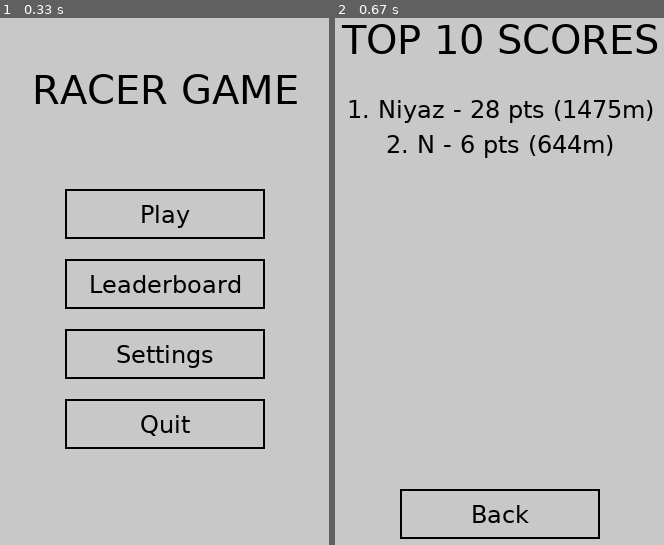
Above: before the commit, frames 1-2 (left to right).
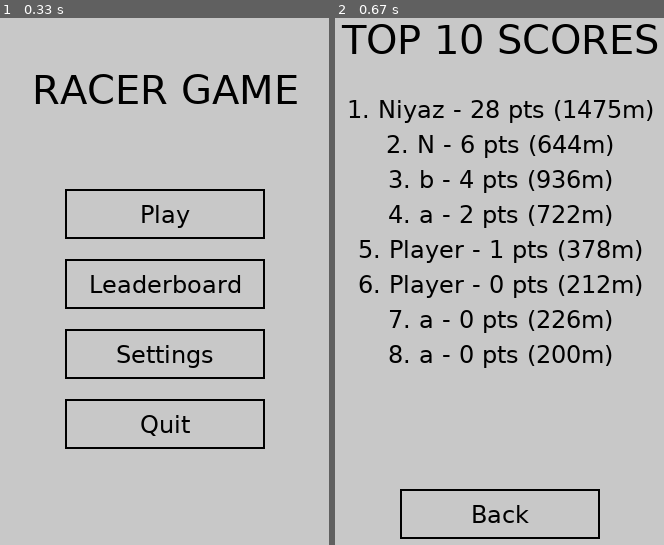
Above: after the commit, the same moments.

Repository: Niyyyazzzitto/Examples
Game: pygame game, started from TSIS3/main.py
The game is run twice, just before and just after one commit, with the same random seed, the same clock (stepped at 60 frames per second) and the same inputs.
Inputs (mouse positions are in pixels of both pictures, inside the frame that each line leads up to):
- Up to frame 1 (0.33 s): no input
- Up to frame 2 (0.67 s): click (499, 286) at 0.38 s

Frame 1 is identical in both runs. In frame 2, 4.6% of the frame differs, in the area x 7-94%, y 28-67%.

Commit message:
Completed Practice 11 tasks with weighted items and new shapes

Diff:
--- a/Practice10/snake.py
+++ b/Practice10/snake.py
@@ -22,7 +22,6 @@
 DARK_GREEN = (0, 120, 0)
 RED = (220, 0, 0)
 
-# ХАК: Зашитые уровни (никакие txt файлы не нужны!)
 LEVELS = {
     1: ["###############", "#.............#", "#.............#", "#.............#", "#.............#", "#.............# …(269 unchanged characters)…
     2: ["###############", "#.............#", "#...#####.....#", "#.............#", "#.............#", "#.....###.....# …(269 unchanged characters)…
@@ -126,7 +125,6 @@
 
     snake.insert(0, new_head)
 
-    # Проверка еды
     if new_head == food:
         score += 1
         food = generate_food()
--- /dev/null
+++ b/Practice11/paint.py
@@ -0,0 +1,70 @@
+import pygame
+import sys
+
+pygame.init()
+
+WIDTH, HEIGHT = 800, 600
+screen = pygame.display.set_mode((WIDTH, HEIGHT))
+pygame.display.set_caption("Practice 11: Paint")
+
+WHITE, BLACK, BLUE = (255, 255, 255), (0, 0, 0), (0, 0, 255)
+screen.fill(WHITE)
+
+tool = "square" # Базовый инструмент
+drawing = False
+start_pos = (0, 0)
+
+font = pygame.font.SysFont("Verdana", 16)
+
+while True:
+    for event in pygame.event.get():
+        if event.type == pygame.QUIT:
+            pygame.quit(); sys.exit()
+
+        # Выбор фигур
+        if event.type == pygame.KEYDOWN:
+            if event.key == pygame.K_1: tool = "square"
+            if event.key == pygame.K_2: tool = "right_triangle"
+            if event.key == pygame.K_3: tool = "eq_triangle"
+            if event.key == pygame.K_4: tool = "rhombus"
+
+        if event.type == pygame.MOUSEBUTTONDOWN:
+            drawing = True
+            start_pos = event.pos
+
+        if event.type == pygame.MOUSEBUTTONUP:
+            drawing = False
+            end_pos = event.pos
+
+            # Вычисление ширины и высоты рамки выделения
+            x = min(start_pos[0], end_pos[0])
+            y = min(start_pos[1], end_pos[1])
+            w = abs(end_pos[0] - start_pos[0])
+            h = abs(end_pos[1] - start_pos[1])
+
+            # 1. Нарисуйте квадрат (используем максимальную сторону для ровности)
+            if tool == "square":
+                side = max(w, h)
+                pygame.draw.rect(screen, BLUE, (x, y, side, side), 3)
+
+            # 2. Нарисуйте прямоугольный треугольник
+            elif tool == "right_triangle":
+                points = [(x, y), (x, y + h), (x + w, y + h)]
+                pygame.draw.polygon(screen, BLUE, points, 3)
+
+            # 3. Нарисуйте равносторонний треугольник (приблизительно вписанный в рамку)
+            elif tool == "eq_triangle":
+                points = [(x + w // 2, y), (x, y + h), (x + w, y + h)]
+                pygame.draw.polygon(screen, BLUE, points, 3)
+
+            # 4. Нарисуйте ромб
+            elif tool == "rhombus":
+                points = [(x + w // 2, y), (x + w, y + h // 2), (x + w // 2, y + h), (x, y + h // 2)]
+                pygame.draw.polygon(screen, BLUE, points, 3)
+
+    # Отрисовка UI
+    pygame.draw.rect(screen, WHITE, (0, 0, WIDTH, 30))
+    text = font.render(f"Tool: {tool} | Keys: 1-Square, 2-Right Tri, 3-Eq Tri, 4-Rhombus", True, BLACK)
+    screen.blit(text, (10, 5))
+
+    pygame.display.update()
--- /dev/null
+++ b/Practice11/racer.py
@@ -0,0 +1,102 @@
+import pygame
+import random
+import sys
+
+pygame.init()
+
+# Настройки экрана и игры
+WIDTH, HEIGHT = 400, 600
+screen = pygame.display.set_mode((WIDTH, HEIGHT))
+pygame.display.set_caption("Practice 11: Racer")
+clock = pygame.time.Clock()
+font = pygame.font.SysFont("Verdana", 20)
+
+# Цвета
+WHITE, BLACK, RED, BLUE, YELLOW, GOLD = (255,255,255), (0,0,0), (255,0,0), (0,0,255), (255,255,0), (255,215,0)
+
+class Enemy(pygame.sprite.Sprite):
+    def __init__(self):
+        super().__init__()
+        self.image = pygame.Surface((40, 70))
+        self.image.fill(RED)
+        self.rect = self.image.get_rect(center=(random.randint(40, WIDTH-40), -50))
+        self.speed = 5 # Базовая скорость врага
+
+    def update(self):
+        self.rect.y += self.speed
+        if self.rect.top > HEIGHT:
+            self.rect.center = (random.randint(40, WIDTH-40), -50)
+
+class Player(pygame.sprite.Sprite):
+    def __init__(self):
+        super().__init__()
+        self.image = pygame.Surface((40, 70))
+        self.image.fill(BLUE)
+        self.rect = self.image.get_rect(center=(WIDTH//2, HEIGHT - 100))
+
+    def update(self):
+        keys = pygame.key.get_pressed()
+        if keys[pygame.K_LEFT] and self.rect.left > 0: self.rect.x -= 5
+        if keys[pygame.K_RIGHT] and self.rect.right < WIDTH: self.rect.x += 5
+
+class Coin(pygame.sprite.Sprite):
+    def __init__(self):
+        super().__init__()
+        # Случайная генерация монет с разным весом (1 или 3 очка)
+        self.weight = random.choices([1, 3], weights=[80, 20])[0]
+        self.image = pygame.Surface((20, 20), pygame.SRCALPHA)
+        color = YELLOW if self.weight == 1 else GOLD
+        pygame.draw.circle(self.image, color, (10, 10), 10)
+        self.rect = self.image.get_rect(center=(random.randint(40, WIDTH-40), -50))
+
+    def update(self):
+        self.rect.y += 4
+        if self.rect.top > HEIGHT:
+            self.kill()
+
+player = Player()
+enemy = Enemy()
+coins = pygame.sprite.Group()
+all_sprites = pygame.sprite.Group(player, enemy)
+
+# Событие спавна монет
+SPAWN_COIN = pygame.USEREVENT + 1
+pygame.time.set_timer(SPAWN_COIN, 2000)
+
+score = 0
+speed_threshold = 10 # Порог очков для увеличения скорости врага
+
+while True:
+    for event in pygame.event.get():
+        if event.type == pygame.QUIT:
+            pygame.quit(); sys.exit()
+        if event.type == SPAWN_COIN:
+            new_coin = Coin()
+            coins.add(new_coin)
+            all_sprites.add(new_coin)
+
+    all_sprites.update()
+
+    # Проверка сбора монет
+    collected_coins = pygame.sprite.spritecollide(player, coins, True)
+    for c in collected_coins:
+        score += c.weight
+        # Увеличение скорости врага при достижении порога N монет (очков)
+        if score >= speed_threshold:
+            enemy.speed += 1
+            speed_threshold += 10 # Следующий порог
+
+    # Проверка столкновения с врагом
+    if pygame.sprite.collide_rect(player, enemy):
+        pygame.quit(); sys.exit()
+
+    screen.fill(WHITE)
+    for sprite in all_sprites:
+        screen.blit(sprite.image, sprite.rect)
+
+    # Отображение счета
+    score_text = font.render(f"Score: {score} | Enemy Speed: {enemy.speed}", True, BLACK)
+    screen.blit(score_text, (10, 10))
+
+    pygame.display.update()
+    clock.tick(60)
--- /dev/null
+++ b/Practice11/snake.py
@@ -0,0 +1,76 @@
+import pygame
+import random
+import sys
+
+pygame.init()
+
+WIDTH, HEIGHT = 600, 600
+CELL = 20
+screen = pygame.display.set_mode((WIDTH, HEIGHT))
+pygame.display.set_caption("Practice 11: Snake")
+clock = pygame.time.Clock()
+
+WHITE, BLACK, GREEN, RED, GOLD = (255,255,255), (0,0,0), (0,255,0), (255,0,0), (255,215,0)
+
+class Food:
+    def __init__(self):
+        self.respawn()
+
+    def respawn(self):
+        self.pos = (random.randrange(0, WIDTH, CELL), random.randrange(0, HEIGHT, CELL))
+        # Разный вес еды
+        self.weight = random.choices([1, 3], weights=[70, 30])[0]
+        self.color = RED if self.weight == 1 else GOLD
+        # Фиксация времени появления (таймер для исчезновения)
+        self.spawn_time = pygame.time.get_ticks()
+
+    def update(self):
+        # Еда (если она золотая) исчезает через 5000 мс (5 секунд)
+        if self.weight == 3 and pygame.time.get_ticks() - self.spawn_time > 5000:
+            self.respawn()
+
+    def draw(self, surface):
+        pygame.draw.rect(surface, self.color, (self.pos[0], self.pos[1], CELL, CELL))
+
+snake = [(300, 300)]
+dx, dy = CELL, 0
+food = Food()
+score = 0
+
+while True:
+    for event in pygame.event.get():
+        if event.type == pygame.QUIT:
+            pygame.quit(); sys.exit()
+        if event.type == pygame.KEYDOWN:
+            if event.key == pygame.K_UP and dy == 0: dx, dy = 0, -CELL
+            if event.key == pygame.K_DOWN and dy == 0: dx, dy = 0, CELL
+            if event.key == pygame.K_LEFT and dx == 0: dx, dy = -CELL, 0
+            if event.key == pygame.K_RIGHT and dx == 0: dx, dy = CELL, 0
+
+    food.update() # Проверяем таймер еды
+
+    # Движение змеи
+    head = (snake[0][0] + dx, snake[0][1] + dy)
+    snake.insert(0, head)
+
+    # Поедание пищи
+    if head == food.pos:
+        score += food.weight # Добавляем очки в зависимости от веса
+        food.respawn()
+    else:
+        snake.pop() # Удаляем хвост, если не поели
+
+    # Проверка столкновений
+    if head[0] < 0 or head[0] >= WIDTH or head[1] < 0 or head[1] >= HEIGHT or head in snake[1:]:
+        pygame.quit(); sys.exit()
+
+    screen.fill(BLACK)
+    food.draw(screen)
+    for part in snake:
+        pygame.draw.rect(screen, GREEN, (part[0], part[1], CELL, CELL))
+
+    font = pygame.font.SysFont("Arial", 20)
+    screen.blit(font.render(f"Score: {score}", True, WHITE), (10, 10))
+
+    pygame.display.update()
+    clock.tick(10)
--- a/Practice9/Clocks.py
+++ b/Practice9/Clocks.py
@@ -54,7 +54,6 @@
     clock_rect = clock.get_rect(center=center)
     screen.blit(clock, clock_rect)
 
-    # Отрисовываем руки-стрелки
     screen.blit(rotated_right, right_rect)
     screen.blit(rotated_left, left_rect)
 
--- a/TSIS2/paint.py
+++ b/TSIS2/paint.py
@@ -109,7 +109,7 @@
                     text_input = text_input[:-1]
                 else:
                     text_input += event.unicode
-            continue # Пропускаем остальные события, пока печатаем
+            continue
 
         # НАЖАТИЕ КНОПОК КЛАВИАТУРЫ
         if event.type == pygame.KEYDOWN:
--- a/TSIS3/leaderboard.json
+++ b/TSIS3/leaderboard.json
@@ -8,5 +8,35 @@
         "name": "N",
         "score": 6,
         "distance": 644
+    },
+    {
+        "name": "b",
+        "score": 4,
+        "distance": 936
+    },
+    {
+        "name": "a",
+        "score": 2,
+        "distance": 722
+    },
+    {
+        "name": "Player",
+        "score": 1,
+        "distance": 378
+    },
+    {
+        "name": "Player",
+        "score": 0,
+        "distance": 212
+    },
+    {
+        "name": "a",
+        "score": 0,
+        "distance": 226
+    },
+    {
+        "name": "a",
+        "score": 0,
+        "distance": 200
     }
 ]
--- a/TSIS3/ui.py
+++ b/TSIS3/ui.py
@@ -6,7 +6,7 @@
 small_font = pygame.font.SysFont("Verdana", 16)
 
 def draw_text(surface, text, font_obj, color, center_pos):
-    """Удобная функция для вывода текста по центру"""
+    """Функция для вывода текста по центру"""
     text_surface = font_obj.render(text, True, color)
     rect = text_surface.get_rect(center=center_pos)
     surface.blit(text_surface, rect)
